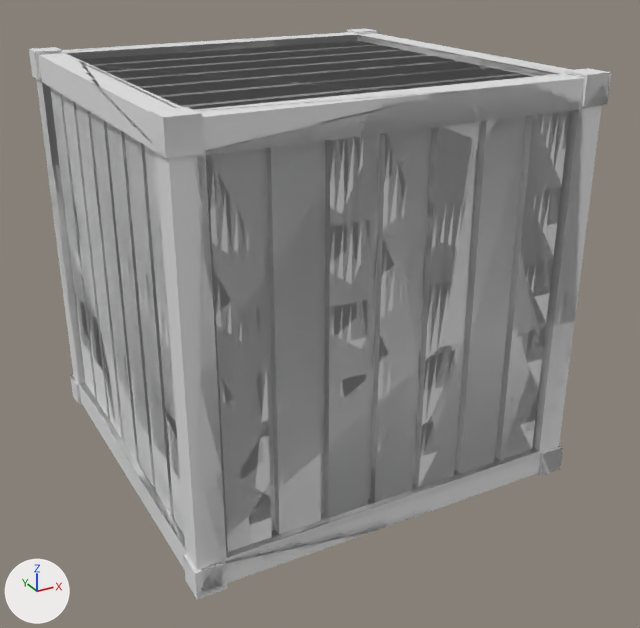
Renders of the FBX model Assets/FBX/Environment/Retro Garage/LootCrate.fbx from each side of a commit.
One viewpoint serves both versions: a camera (50 mm lens) standing at (-2.38, -4.63, 3.14) and looking at (0.06, -0.19, 0.92). The lights are fixed; the arrows at lower left show +X, +Y and +Z. Where no turn or scale is listed for an object, it has been applied to the vertices.

Objects in the first picture: 'lootcrate1', 'lootcrate1_fraction1', 'lootcrate1_fraction2', 'lootcrate1_fraction3', 'lootcrate1_fraction4', 'lootcrate1_fraction5', 'lootcrate1_fraction6'.
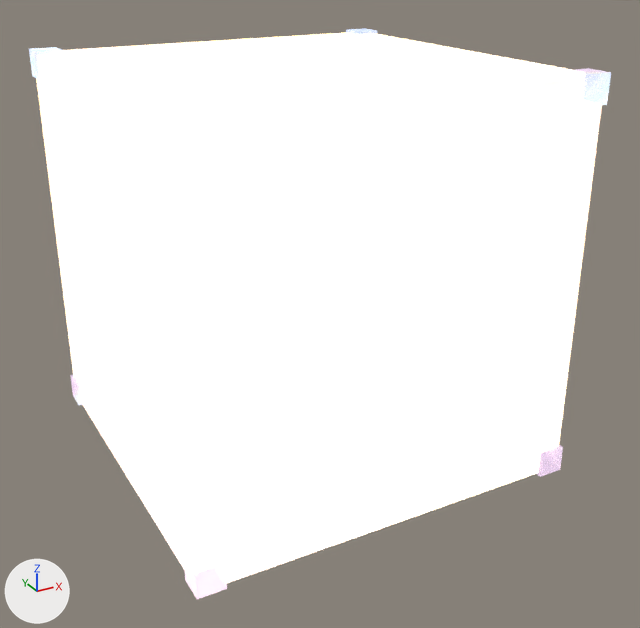
Boxes [x1, y1, x2, y2] around the edits, measured in the pictures (640 x 628 px):
'lootcrate1', surface changed (grey to white)
    both: [34, 30, 611, 599]
'lootcrate1_fraction4', surface changed (grey to white)
    both: [34, 52, 477, 577]
'lootcrate1_fraction1', surface changed (grey to white)
    both: [113, 320, 575, 599]
'lootcrate1_fraction6', surface changed (grey to white)
    both: [441, 51, 611, 346]
'lootcrate1_fraction5', surface changed (grey to white)
    both: [29, 43, 525, 150]
'lootcrate1_fraction2', surface changed (grey to white)
    both: [53, 213, 147, 509]
'lootcrate1_fraction3', surface changed
    both: [119, 28, 425, 53]

The change, as a diff of the scene's bpy script:
```diff
--- a/Assets/FBX/Environment/Retro Garage/LootCrate.fbx.py
+++ b/Assets/FBX/Environment/Retro Garage/LootCrate.fbx.py
@@ img_retroatlas_maingame_png @@
+img_retroatlas_maingame_png = load_image('RetroAtlas_MainGame.png', '../../../Textures/RetroAtlas_MainGame.png', 128, 128, 'Non-Color')
@@ mat_retrouniversal @@
 mat_retrouniversal = bpy.data.materials.new('RetroUniversal')
-# nodes: BsdfPrincipled, OutputMaterial
+# nodes: BsdfPrincipled, OutputMaterial, TexImage x4
+# uses the picture img_retroatlas_maingame_png
```
